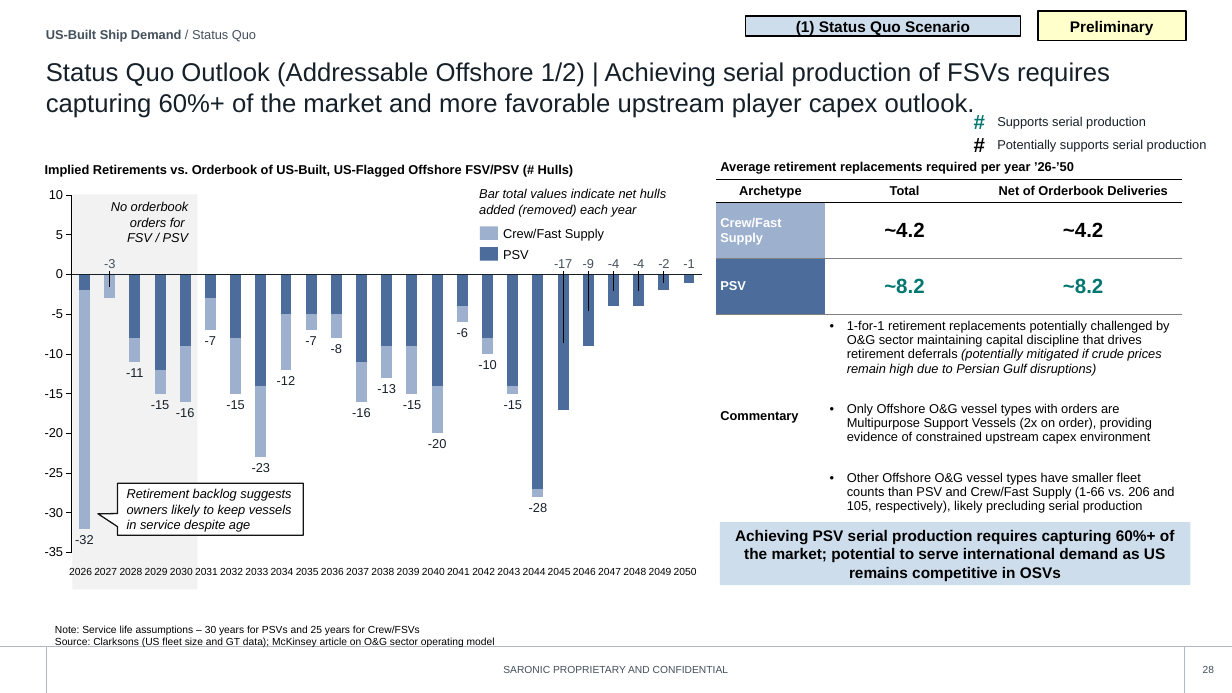
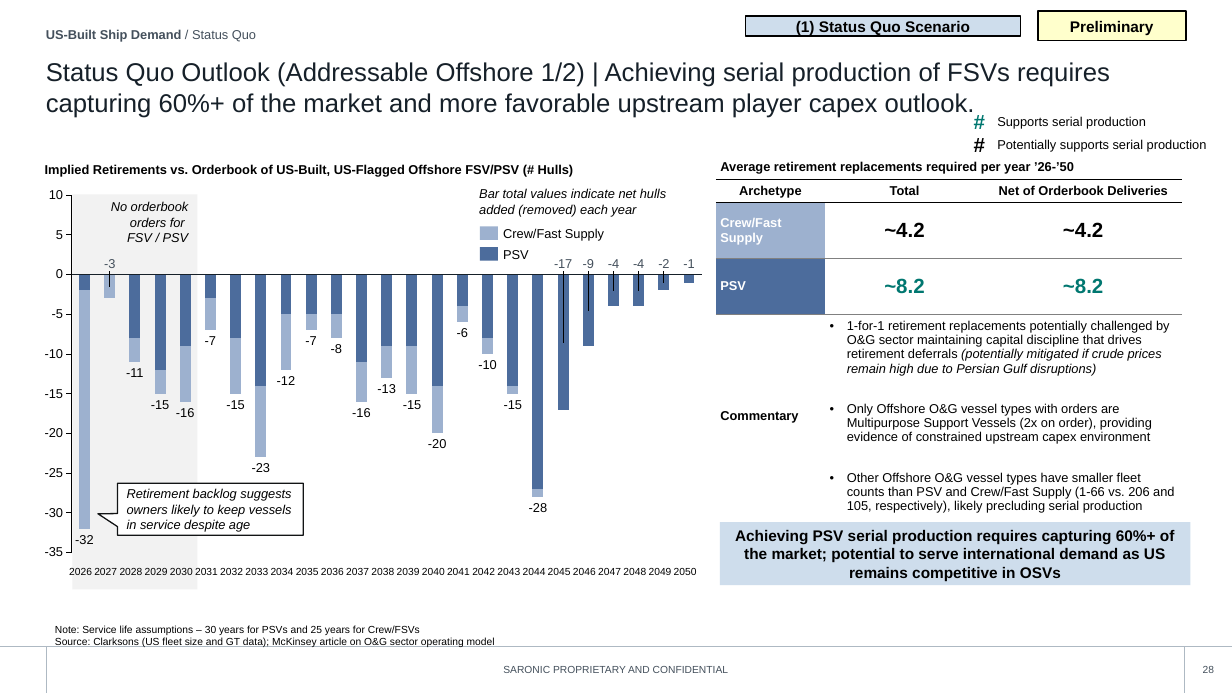
Before and after one commit to toole-brendan/slide_factory, a slide deck: slide 28 of style_library/library.pptx. Drawn at 1232x693 pixels with LibreOffice and Linux fonts; fonts in the diff are those of the drawing; background and template pictures are left out. Boxes give left, top, right and bottom in pixels: in the first picture for what was removed or moved away, otherwise in the second. Text is boxed around its words. In the diff, an @@ line names an element or a change of style, - is before the commit and + after.

```diff
--- a/style_library/library.pptx
+++ b/style_library/library.pptx
@@ text at (997, 116, 1146, 129): text changed; text colour #162029 to #000000 @@
-Potentially supports serial production
+Supports serial production
@@ text at (997, 139, 1207, 152): text changed; text colour #162029 to #000000 @@
-Supports serial production
+Potentially supports serial production
@@ text colour #162029 to #000000 in 18 elements at (75, 535, 94, 544), (126, 368, 144, 377), (151, 400, 170, 409), (176, 408, 195, 417), (205, 336, 216, 345), (226, 400, 245, 409), (252, 463, 271, 472), (277, 376, 296, 385), (331, 344, 342, 353), (352, 408, 371, 417), (377, 384, 396, 393), (403, 400, 422, 409), (305, 336, 316, 345), (457, 328, 468, 337), (478, 360, 497, 369), (504, 400, 523, 409), (529, 503, 548, 512), (428, 439, 447, 448) @@
```
Also in this commit, not shown: 3 other files.
